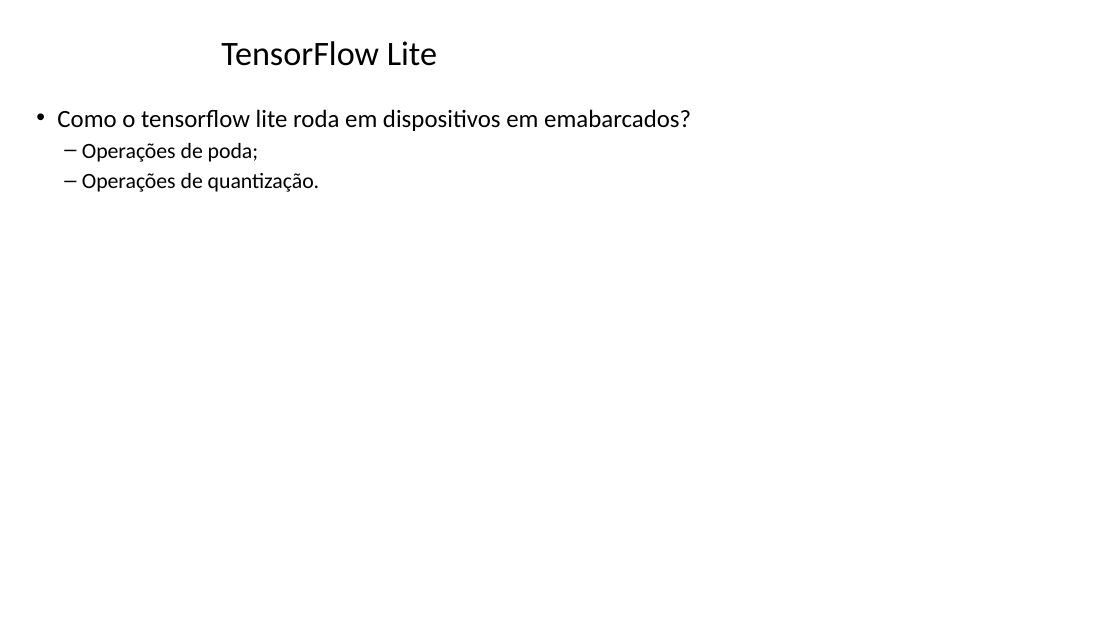
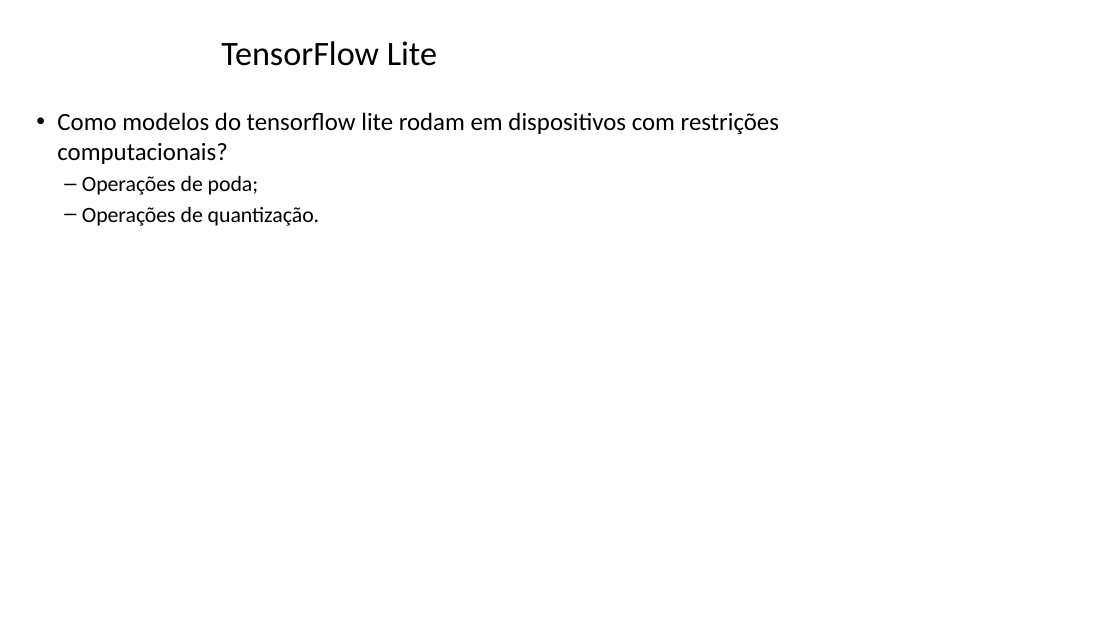
Before and after one commit to zz4fap/tp557-iot-ml, a slide deck: slide 32 of slides/TP557_14_introducao_tensorflowlite.pptx. Drawn at 1120x630 pixels with LibreOffice and Linux fonts; fonts in the diff are those of the drawing; background and template pictures are left out. Boxes give left, top, right and bottom in pixels: in the first picture for what was removed or moved away, otherwise in the second. Text is boxed around its words. In the diff, an @@ line names an element or a change of style, - is before the commit and + after.

```diff
--- a/slides/TP557_14_introducao_tensorflowlite.pptx
+++ b/slides/TP557_14_introducao_tensorflowlite.pptx
@@ text at bbox=[57, 112, 779, 164]: text changed @@
-• Como o tensorflow lite roda em dispositivos em emabarcados?
+• Como modelos do tensorflow lite rodam em dispositivos com restrições computacionais?
```
Also in this commit, not shown: 8 other slides changed, 1 slide removed.
